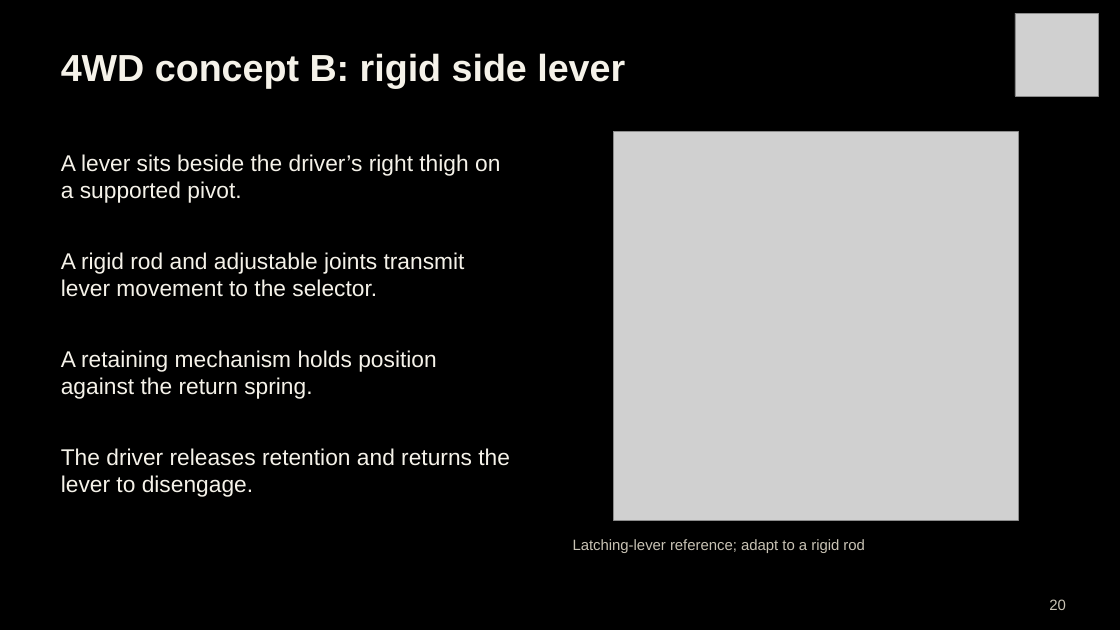
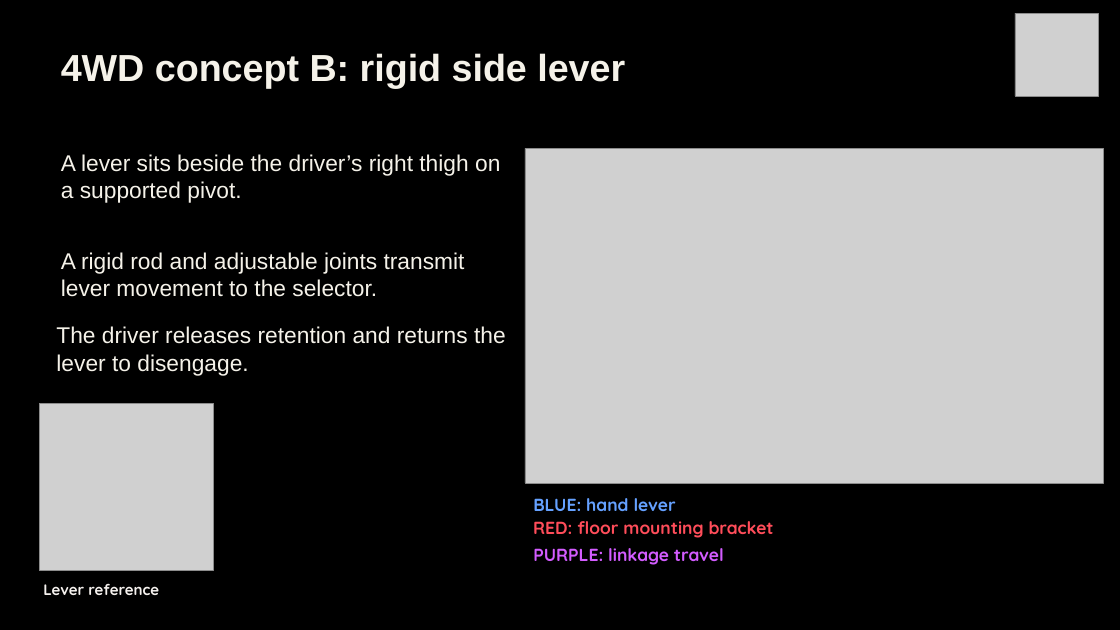
Before and after one commit to Polowater123/Aggie-Baja-Controls-The-A.B.C.-, a slide deck: slide 15 of PDR Draft.pptx (slide 20 before the commit). Drawn at 1120x630 pixels with LibreOffice and Linux fonts; fonts in the diff are those of the drawing; grey boxes stand for pictures. Boxes give left, top, right and bottom in pixels: in the first picture for what was removed or moved away, otherwise in the second. Text is boxed around its words. In the diff, an @@ line names an element or a change of style, - is before the commit and + after.

```diff
--- a/PDR Draft.pptx
+++ b/PDR Draft.pptx
@@ picture added at (525,149,1104,483) @@
@@ text "The driver releases retention and ...": place and size @@
-text "The driver releases retention and ..." at (61,448,510,497)
+text "The driver releases retention and ..." at (56,326,506,376)
@@ text removed at (61,350,436,399) @@
-A retaining mechanism holds position against the return spring.
@@ picture: place and size @@
-picture at (614,131,1018,521)
+picture at (39,403,213,571)
@@ text added at (533,498,676,511), 15 pt, text #65A1FF, bold @@
+BLUE: hand lever
@@ text added at (533,521,774,538), 15 pt, text #FF4D5A, bold @@
+RED: floor mounting bracket
@@ text removed at (573,539,865,553) @@
-Latching-lever reference; adapt to a rigid rod
@@ text added at (533,548,724,565), 15 pt, text #D35CFF, bold @@
+PURPLE: linkage travel
@@ text added at (43,584,159,595), 13 pt, text #F5F1EE, bold @@
+Lever reference
@@ text removed at (1049,599,1066,610) @@
-20
```
Also in this commit, not shown: 37 other slides changed, 2 slides added, 15 slides removed, 1 other file.
